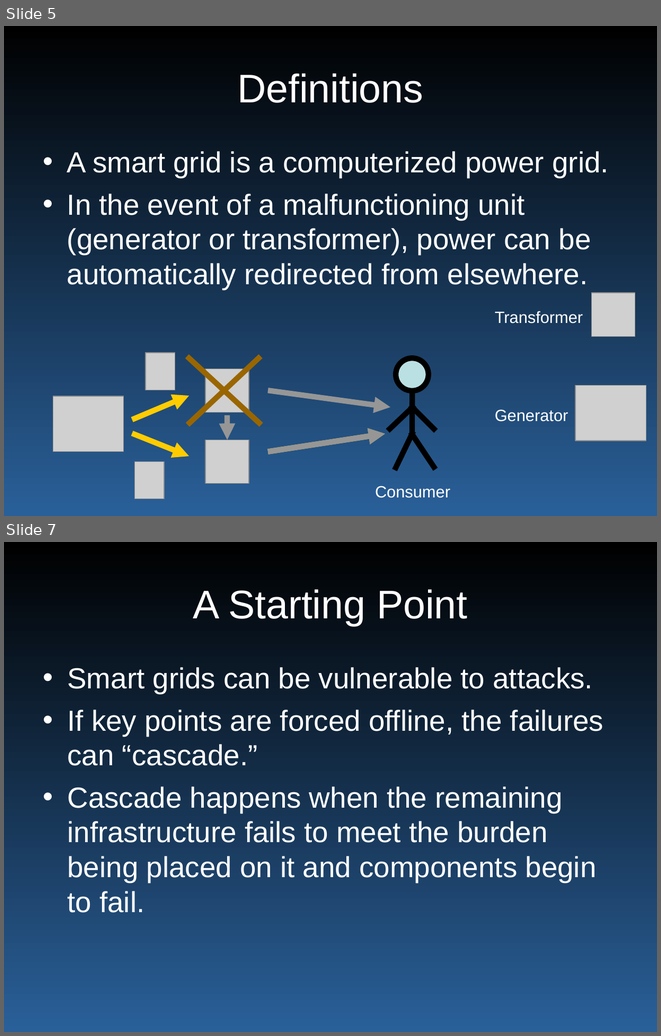
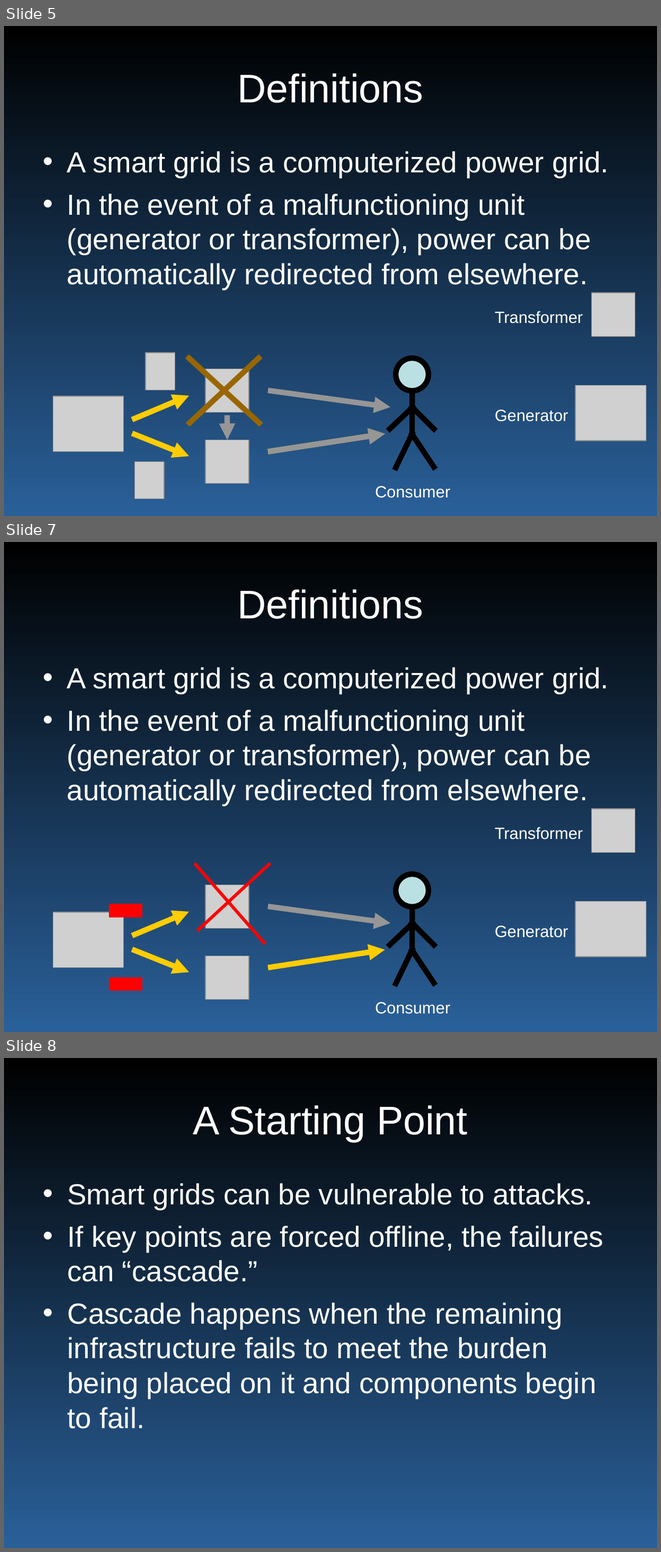
Before and after one commit to wyatt8740/CS460_Capstone, a slide deck: smartgrid_465.ppt. Shown one above the other, each under a label of ours: slides 5 and 7 before the commit, slides 5, 7 and 8 after it; the slides between them are not shown. The pictures are 661x1036 and 661x1552 pixels, drawn with LibreOffice and Linux fonts; fonts in the diff are those of the drawing; grey boxes stand for pictures. Boxes give left, top, right and bottom in pixels: in the first picture for what was removed or moved away, otherwise in the second. Text is boxed around its words. In the diff, an @@ line names an element or a change of style, - is before the commit and + after.

```diff
--- a/smartgrid_465.ppt
+++ b/smartgrid_465.ppt
@@ slide 7 added at [4,542,657,1032], background gradient #000000 to #2A6099 @@
@@ title added at [237,589,423,619], 44 pt, text #FFFFFF @@
+Definitions
@@ text added at [67,667,608,805], 32 pt, text #FFFFFF @@
+• A smart grid is a computerized power grid.
+• In the event of a malfunctioning unit (generator or transformer), power can be automatically redirected from elsewhere.
@@ picture added at [592,809,635,852] @@
@@ text added at [495,827,583,839], 18 pt, text #FFFFFF @@
+Transformer
@@ line added from (195, 863) to (265, 944), #FF0000 3.49 pt @@
@@ line added from (197, 930) to (271, 863), #FF0000 3.49 pt @@
@@ ellipse added at [396,874,429,906], fill #BBE0E3, outline #000000 6.01 pt @@
@@ picture added at [205,885,249,928] @@
@@ rectangle added at [110,904,142,917], fill #FF0000, outline #FF0000 0.74 pt @@
@@ arrow added from (271, 906) to (390, 923), #969696 6.01 pt @@
@@ line added from (412, 951) to (412, 906), #000000 6.01 pt @@
@@ picture added at [575,901,646,956] @@
@@ picture added at [53,912,123,968] @@
@@ arrow added from (134, 934) to (189, 911), #FFCC00 6.01 pt @@
@@ line added from (413, 923) to (390, 945), #000000 6.01 pt @@
@@ line added from (412, 923) to (434, 945), #000000 6.01 pt @@
@@ text added at [495,925,568,937], 18 pt, text #FFFFFF @@
+Generator
@@ arrow added from (134, 950) to (189, 972), #FFCC00 6.01 pt @@
@@ arrow added from (271, 967) to (385, 950), #FFCC00 6.01 pt @@
@@ line added from (396, 983) to (412, 950), #000000 6.01 pt @@
@@ line added from (412, 950) to (434, 983), #000000 6.01 pt @@
@@ picture added at [205,955,249,999] @@
@@ rectangle added at [109,978,142,990], fill #FF0000, outline #FF0000 0.74 pt @@
@@ text added at [375,1002,450,1014], 18 pt, text #FFFFFF @@
+Consumer
@@ what was slide 7 is now slide 8 @@
```
Also in this commit, not shown: 9 slides changed, 6 other slides added.
